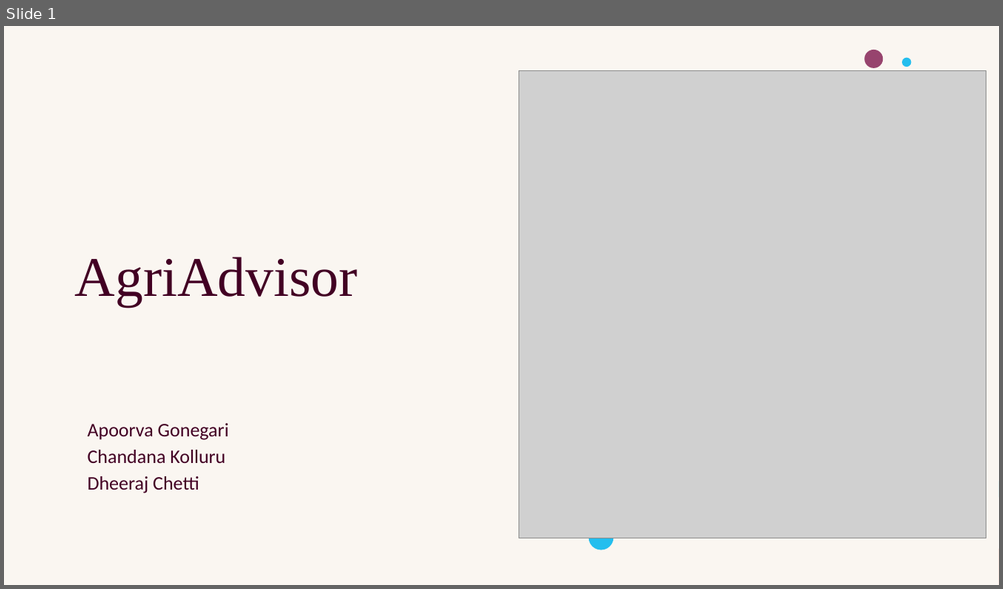
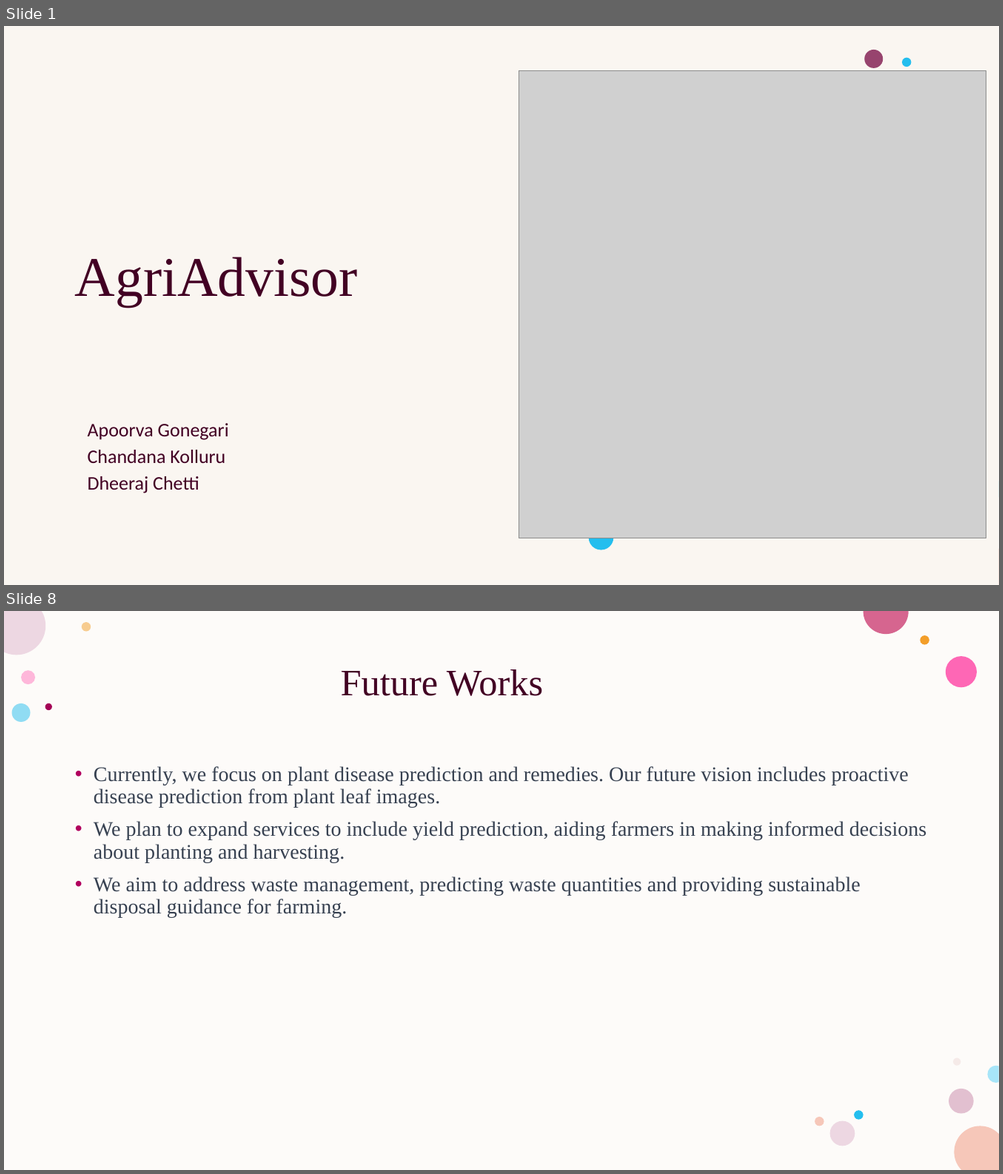
Before and after one commit to chandana341/DSCapstone, a slide deck: AgriAdvisor.pptx. Shown one above the other, each under a label of ours: slide 1 before the commit, slides 1 and 8 after it; the slides between them are not shown. The pictures are 1003x589 and 1003x1174 pixels, drawn with LibreOffice and Linux fonts; fonts in the diff are those of the drawing; grey boxes stand for pictures. Boxes give left, top, right and bottom in pixels: in the first picture for what was removed or moved away, otherwise in the second. Text is boxed around its words. In the diff, an @@ line names an element or a change of style, - is before the commit and + after.

```diff
--- a/AgriAdvisor.pptx
+++ b/AgriAdvisor.pptx
@@ slide 8 added at [4, 611, 999, 1170], background #FFFFFF; not listed: 4 template elements that a slide beside it also shows @@
@@ rectangle added at [4, 611, 999, 1170], fill #FDFBF9 @@
@@ title added at [341, 669, 543, 696], 36 pt, text #420023 @@
+Future Works
@@ group added at [11, 622, 977, 1146]: 11 ellipses @@
@@ text added at [94, 766, 926, 918], 20 pt, text #374151 @@
+• Currently, we focus on plant disease prediction and remedies. Our future vision includes proactive disease prediction from plant leaf images.
+• We plan to expand services to include yield prediction, aiding farmers in making informed decisions about planting and harvesting.
+• We aim to address waste management, predicting waste quantities and providing sustainable disposal guidance for farming.
```
Also in this commit, not shown: 4 slides changed, 3 other slides added.
